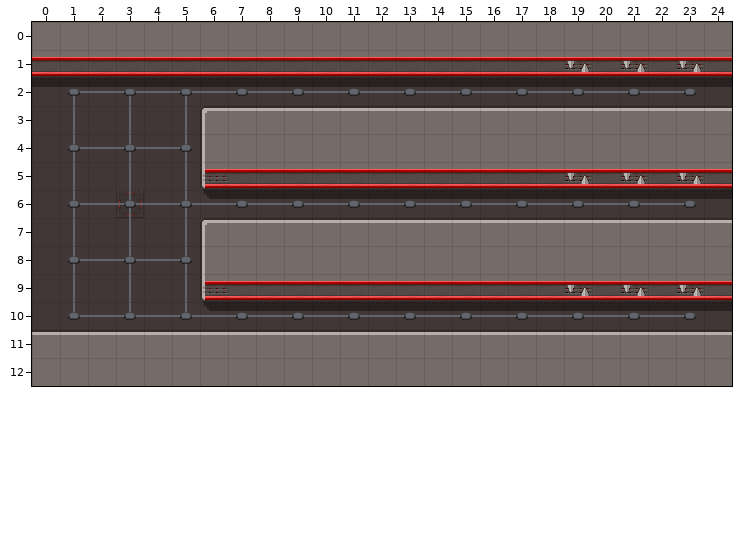
A Tiled map gets an edit: cocos/Code/assets/resources/map/map_3-3-E-3.tmx. That is the earlier state.
Cells are 32x32 px. Shown: x 0..24, y 0..12.
The same view after the edit:
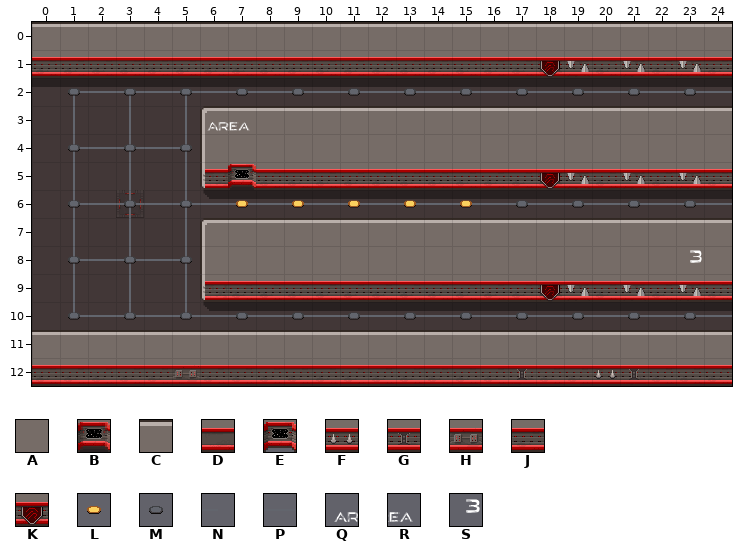
Key: from "alien_spaceship_tileset2": A 0, B 35, C 52, D 100, E 101, F 102, G 103, H 107, J 110, K 115, L 157, M 167, N 169 turned 180, P 178 turned 270; from "scifi_tileset_01": Q 150, R 151, S 155.
_ is an empty cell.
Tiles of an added or newly shown layer are drawn over the layers below it.
See-through tiles are keyed as they look on the map.
The exact change:
Layer "shadow":
y 5: x 7 _ -> B
Layer "wall":
y 0: x 0..24 AAAAAAAAAAAAAAAAAAAAAAAAA -> CCCCCCCCCCCCCCCCCCCCCCCCC
y 1: x 0..18 DDDDDDDDDDDDDDDDDDD -> JJJJJJJJJJJJJJJJJJK; x 20 D -> J; x 22 D -> J; x 24 D -> J
y 5: x 7..18 DDDDDDDDDDDD -> EJJJJJJJJJJK; x 20 D -> J; x 22 D -> J; x 24 D -> J
y 9: x 7..18 DDDDDDDDDDDD -> JJJJJJJJJJJK; x 20 D -> J; x 22 D -> J; x 24 D -> J
y 12: x 0..24 AAAAAAAAAAAAAAAAAAAAAAAAA -> JJJJJHJJJJJJJJJJJGJJFGJJJ
Layer "p" (added):
y 3: x 6..7 __ -> QR
y 8: x 23 _ -> S
Layer "line":
y 2: x 23..24 N_ -> PP
y 6: x 23..24 N_ -> PP
y 10: x 23..24 N_ -> PP
Layer "point":
y 6: x 7 M -> L; x 9 M -> L; x 11 M -> L; x 13 M -> L; x 15 M -> L
